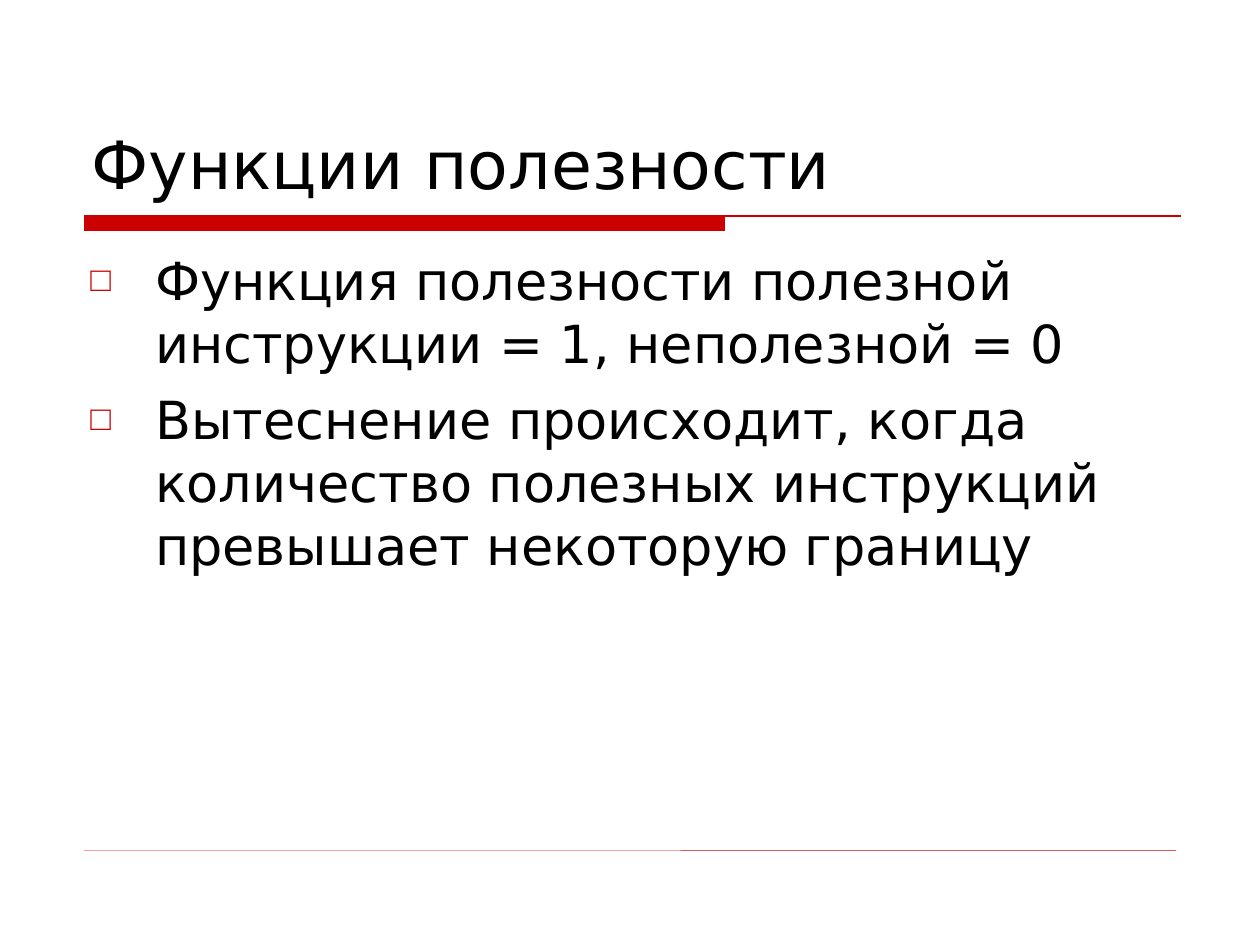
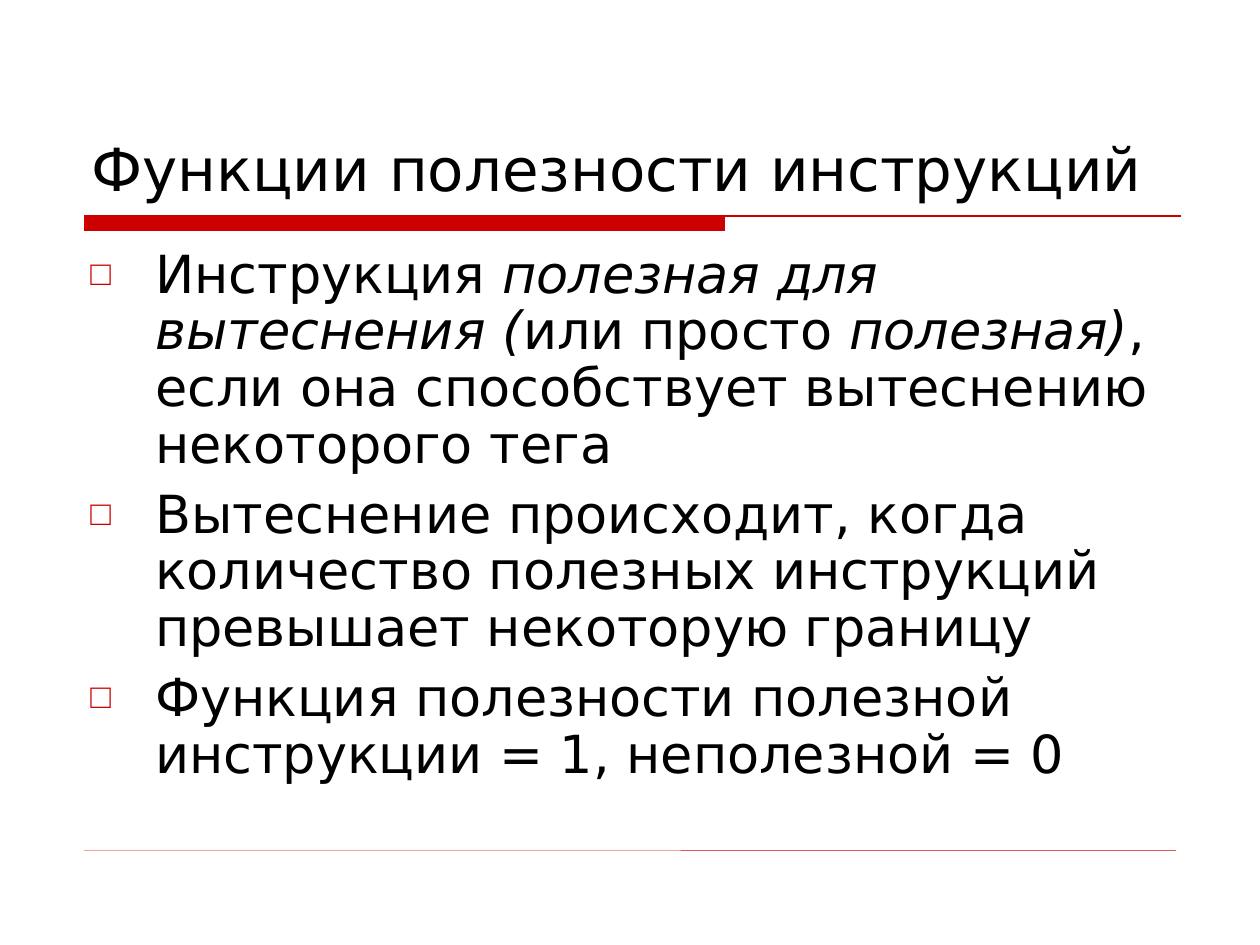
Before and after one commit to kornevgen/tesla-project, a slide deck: slide 23 of papers/THESIS/talks/Oct13 - ISP/isp-slides.ppt (slide 30 before the commit). Drawn at 1260x945 pixels with LibreOffice and Linux fonts; fonts in the diff are those of the drawing; background and template pictures are left out. Boxes give left, top, right and bottom in pixels: in the first picture for what was removed or moved away, otherwise in the second. Text is boxed around its words. In the diff, an @@ line names an element or a change of style, - is before the commit and + after.

```diff
--- a/papers/THESIS/talks/Oct13 - ISP/isp-slides.ppt
+++ b/papers/THESIS/talks/Oct13 - ISP/isp-slides.ppt
@@ title at box(92, 145, 1141, 203): text changed; size 38 to 34 pt @@
-Функции полезности
+Функции полезности инструкций
@@ text at box(155, 254, 1148, 657): paragraphs added @@
+□ Инструкция полезная для вытеснения (или просто полезная), если она способствует вытеснению некоторого тега
+□ Вытеснение происходит, когда количество полезных инструкций превышает некоторую границу
@@ text at box(155, 400, 1100, 576): paragraph removed @@
-□ Вытеснение происходит, когда количество полезных инструкций превышает некоторую границу
@@ text at box(155, 676, 1064, 783): line spacing 1 to 0.9 @@
```
Also in this commit, not shown: 8 other slides changed, 11 slides added, 18 slides removed.
